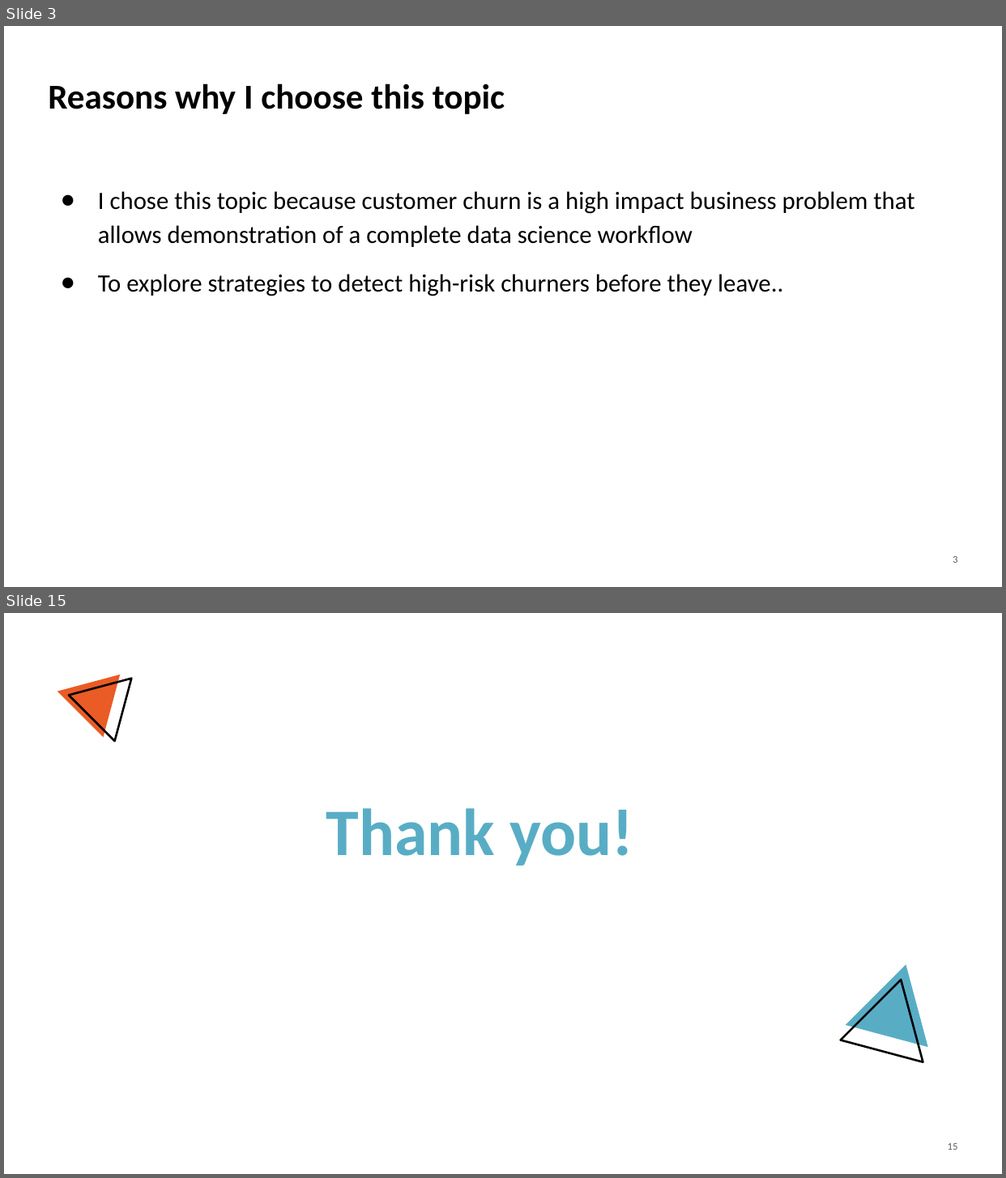
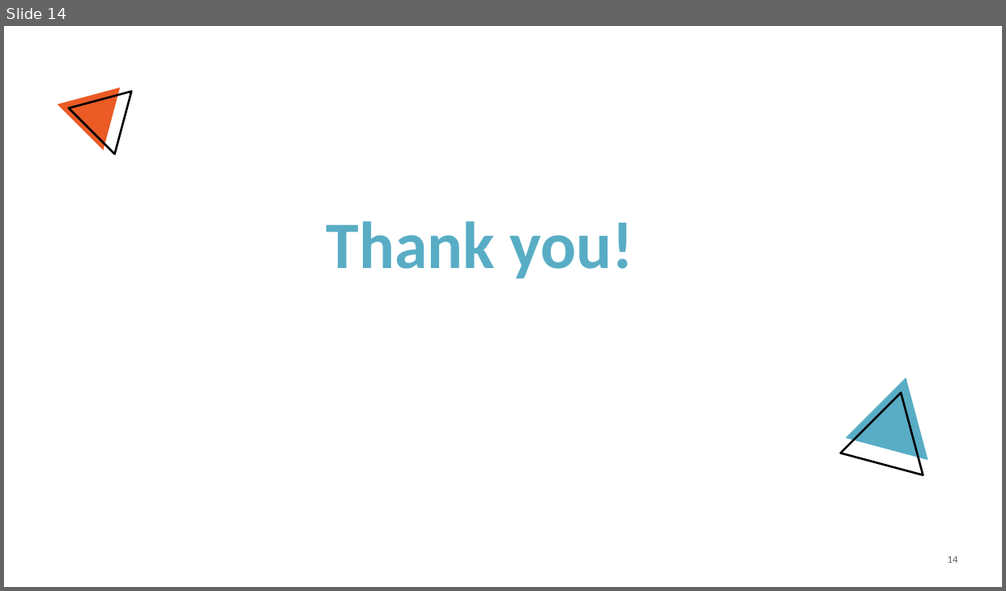
Before and after one commit to gwillcoding/ML_project, a slide deck: Project_presentation.pptx. Shown one above the other, each under a label of ours: slides 3 and 15 before the commit, slide 14 after it; the slides between them are not shown. The pictures are 1006x1178 and 1006x591 pixels, drawn with LibreOffice and Linux fonts; fonts in the diff are those of the drawing; background and template pictures are left out. Boxes give left, top, right and bottom in pixels: in the first picture for what was removed or moved away, otherwise in the second. Text is boxed around its words. In the diff, an @@ line names an element or a change of style, - is before the commit and + after.

```diff
--- a/Project_presentation.pptx
+++ b/Project_presentation.pptx
@@ slide 3 removed at (4,26,1002,587), background #FFFFFF @@
@@ title removed at (48,84,505,114) @@
-Reasons why I choose this topic
@@ text removed at (98,191,914,297) @@
-● I chose this topic because customer churn is a high impact business problem that allows demonstration of a complete data science workflow
-● To explore strategies to detect high-risk churners before they leave..
@@ page number removed at (953,557,957,563) @@
-3
@@ what was slide 15 is now slide 14 @@
@@ page number at (948,557,958,563): text changed @@
-15
+14
```
Also in this commit, not shown: 10 slides changed, 3 slides added, 3 other slides removed, 2 other files.
